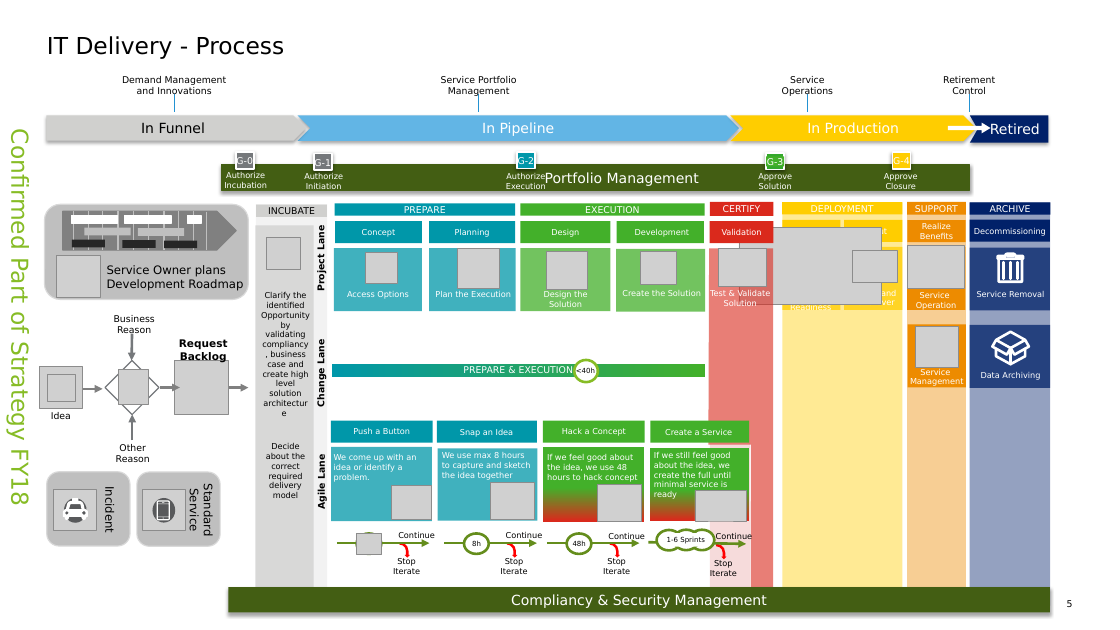
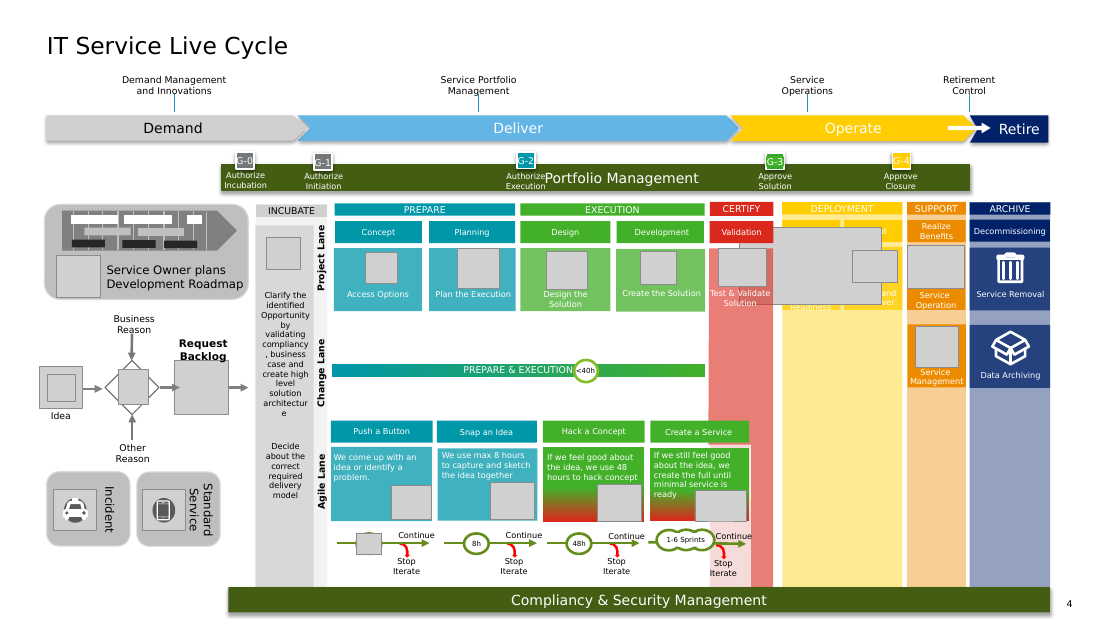
Before and after one commit to sjhoeksma/docs4it, a slide deck: slide 4 of support-material/docs4IT.pptx (slide 5 before the commit). Drawn at 1120x630 pixels with LibreOffice and Linux fonts; fonts in the diff are those of the drawing; grey boxes stand for pictures. Boxes give left, top, right and bottom in pixels: in the first picture for what was removed or moved away, otherwise in the second. Text is boxed around its words. In the diff, an @@ line names an element or a change of style, - is before the commit and + after.

Commit message:
Update Service Life Cycle

```diff
--- a/support-material/docs4IT.pptx
+++ b/support-material/docs4IT.pptx
@@ title at bbox=[47, 36, 288, 59]: text changed @@
-IT Delivery - Process
+IT Service Live Cycle
@@ text removed at bbox=[6, 141, 33, 505] @@
-Confirmed Part of Strategy FY18
@@ text in pentagon arrow at bbox=[143, 122, 202, 133]: text changed @@
-In Funnel
+Demand
@@ text in chevron at bbox=[493, 122, 543, 133]: text changed @@
-In Pipeline
+Deliver
@@ text in chevron at bbox=[825, 122, 882, 136]: text changed @@
-In Production
+Operate
@@ text in freeform shape at bbox=[999, 123, 1040, 135]: text changed @@
-Retired
+Retire
@@ page number at bbox=[1067, 600, 1073, 607]: text changed @@
-5
+4
```
Also in this commit, not shown: 12 other slides changed, 4 slides added, 24 other files.
